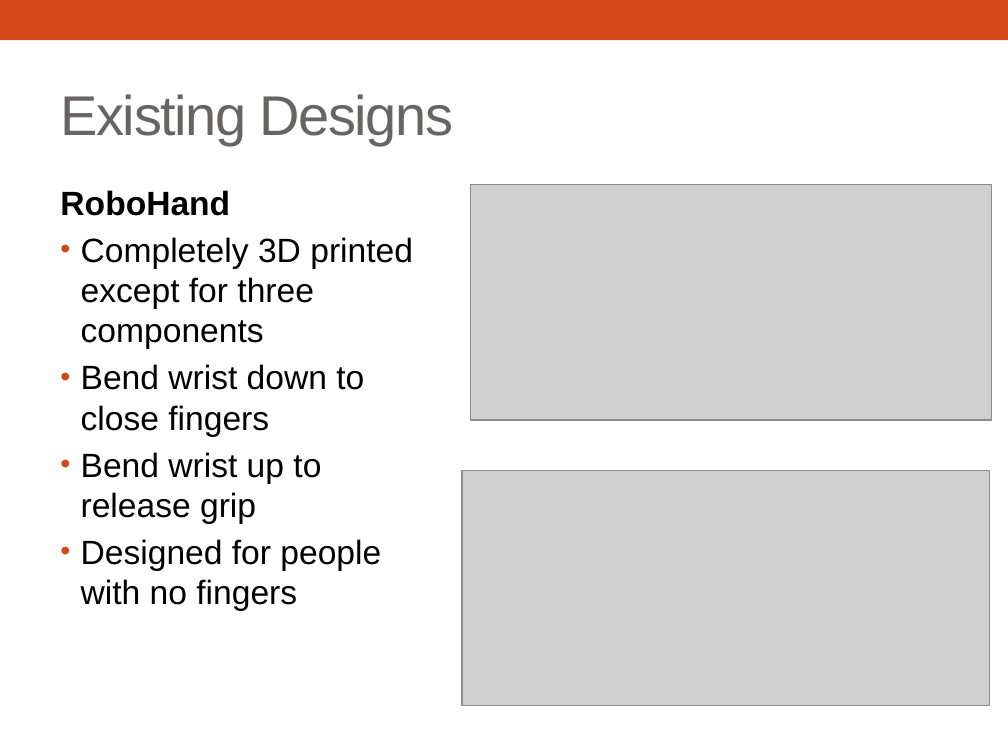
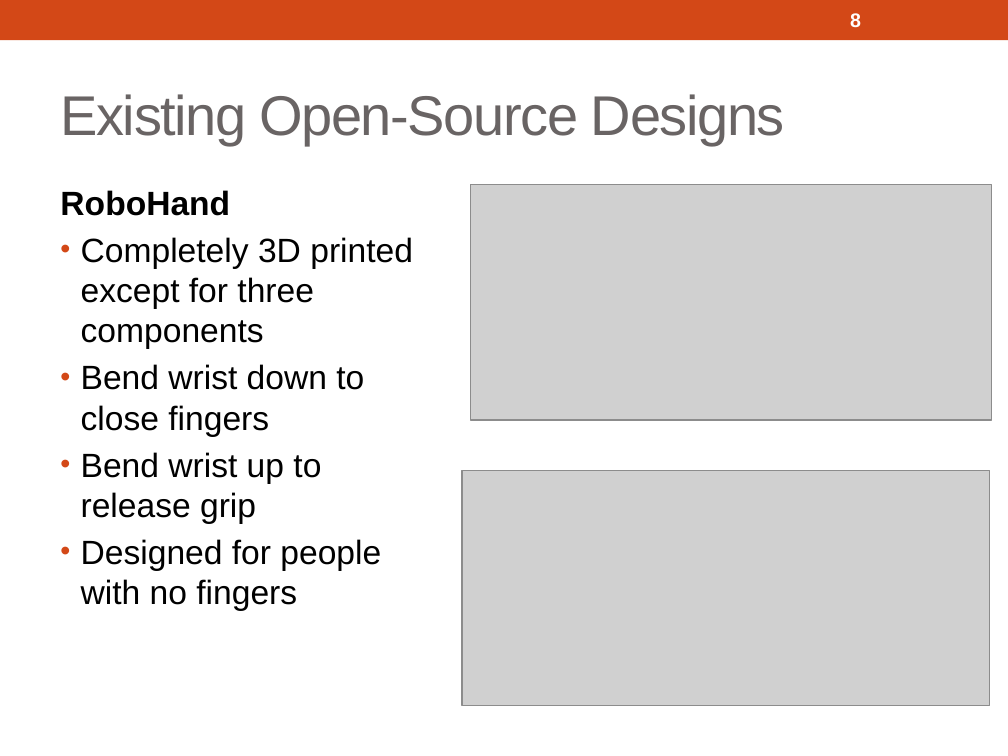
Before and after one commit to 3D-Printed-Granular-Jamming-Hand/3d-printed-granular-jamming-hand, a slide deck: slide 8 of ProgressReports/Presentation 1 Segments/3d-Printed Granular Jamming Hand.pptx (slide 6 before the commit). Drawn at 1008x756 pixels with LibreOffice and Linux fonts; fonts in the diff are those of the drawing; grey boxes stand for pictures. Boxes give left, top, right and bottom in pixels: in the first picture for what was removed or moved away, otherwise in the second. Text is boxed around its words. In the diff, an @@ line names an element or a change of style, - is before the commit and + after.

```diff
--- a/ProgressReports/Presentation 1 Segments/3d-Printed Granular Jamming Hand.pptx
+++ b/ProgressReports/Presentation 1 Segments/3d-Printed Granular Jamming Hand.pptx
@@ page number added at [850,13,861,27], 14 pt, text #FFFFFF, bold @@
+8
@@ title at [60,94,785,145]: text changed @@
-Existing Designs
+Existing Open-Source Designs
```
Also in this commit, not shown: 29 other slides changed, 6 slides added, 1 slide removed, 1 other file.
